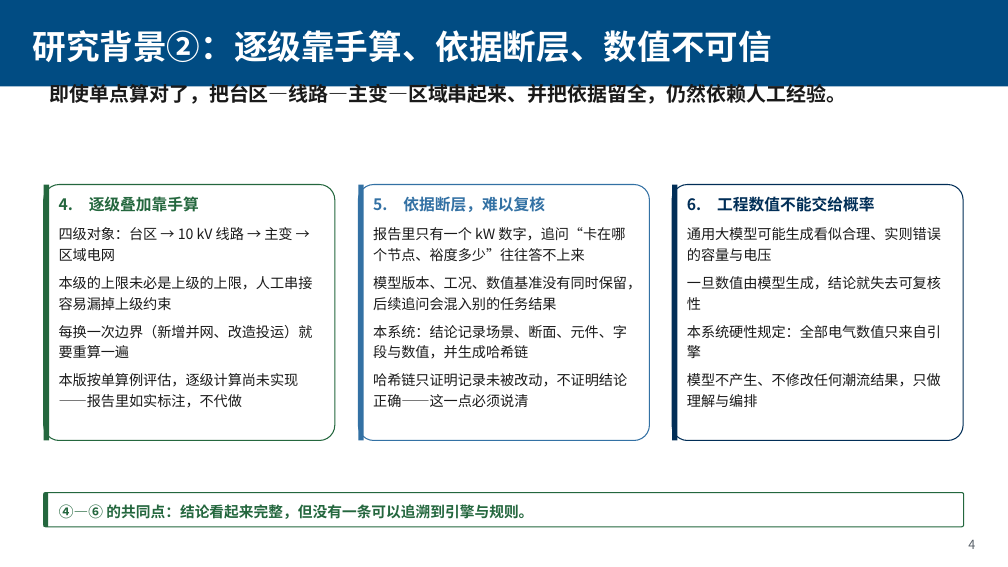
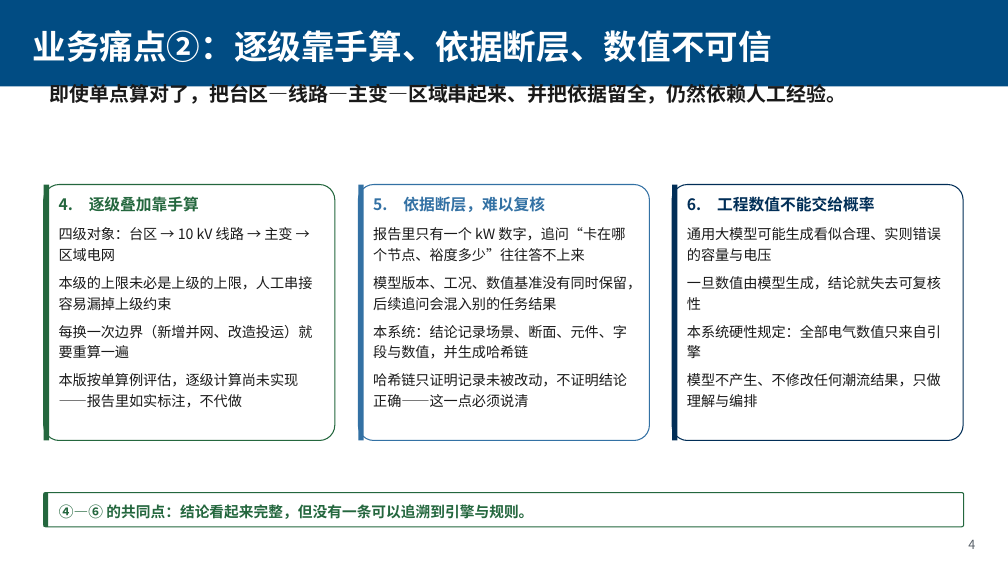
Before and after one commit to Coba1t-4U/hc-capacity-agent, a slide deck: slide 4 of docs/配网承载力智能体.pptx. Drawn at 1008x567 pixels with LibreOffice and Linux fonts; fonts in the diff are those of the drawing. Boxes give left, top, right and bottom in pixels: in the first picture for what was removed or moved away, otherwise in the second. Text is boxed around its words. In the diff, an @@ line names an element or a change of style, - is before the commit and + after.

Commit message:
PPT 逐页题头对齐模板：业务痛点①②、平台定位、执行链路、关键技术、产品界面、案例、提升效率、应用边界、结论

```diff
--- a/docs/配网承载力智能体.pptx
+++ b/docs/配网承载力智能体.pptx
@@ text at [32,30,771,63]: text changed @@
-研究背景②：逐级靠手算、依据断层、数值不可信
+业务痛点②：逐级靠手算、依据断层、数值不可信
```
Also in this commit, not shown: 21 other slides changed, 1 other file.
